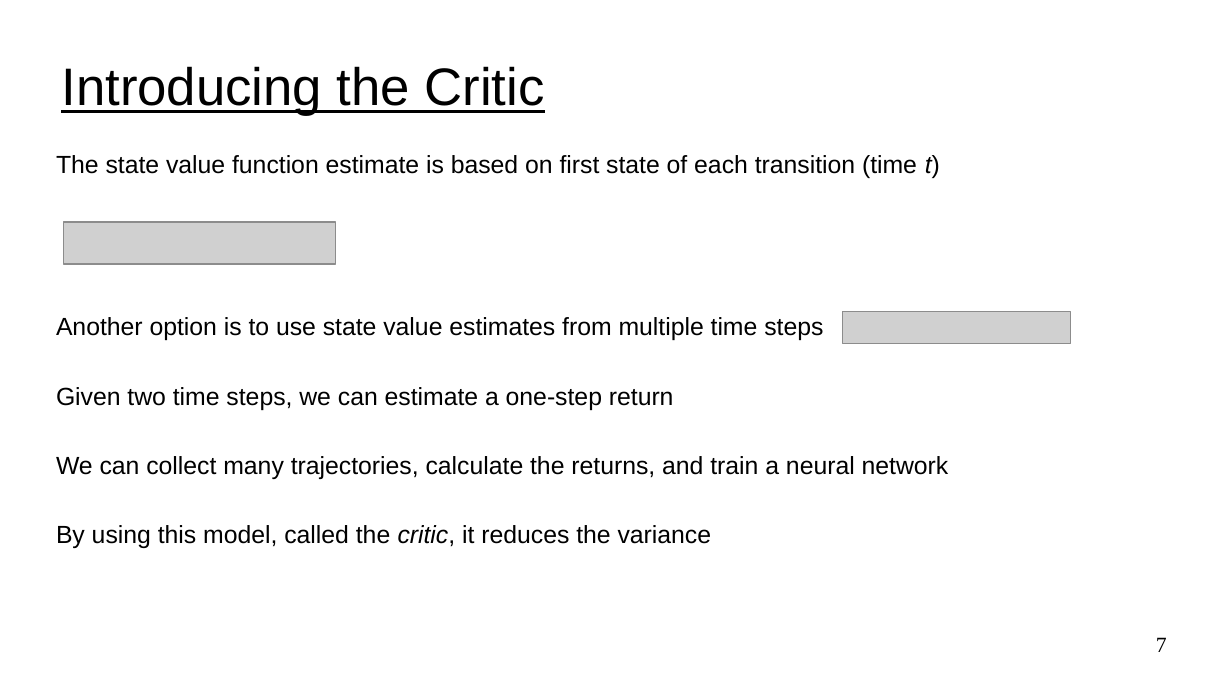
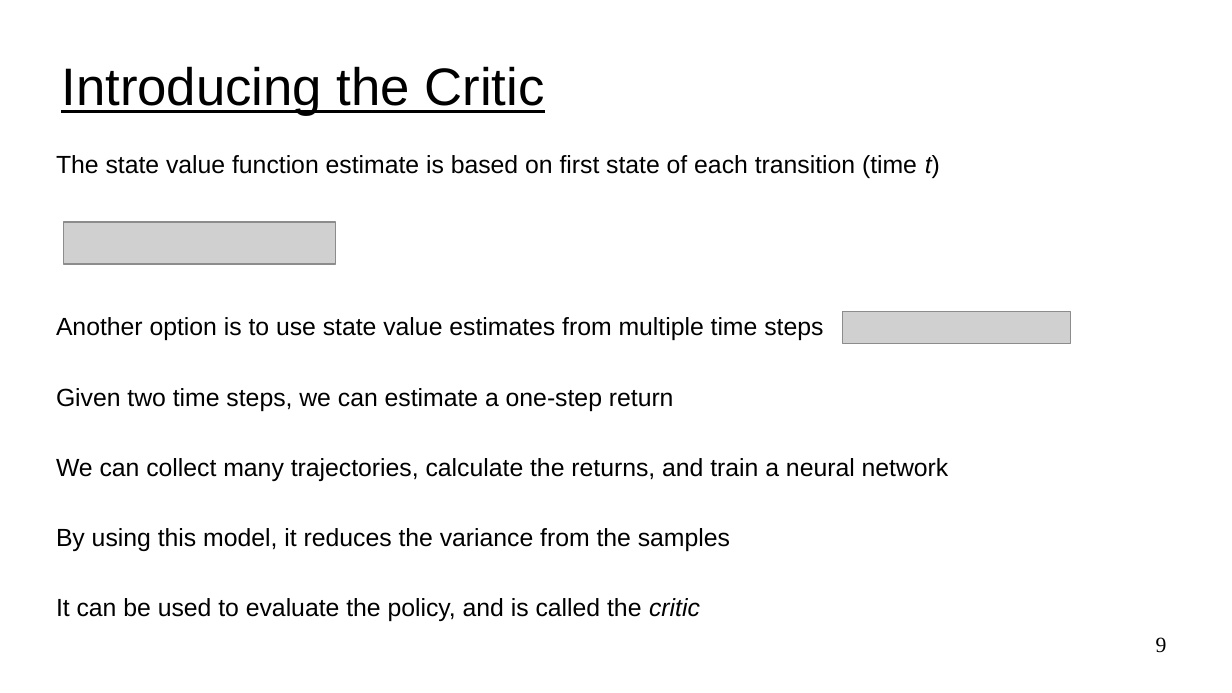
Before and after one commit to UVADS/reinforcement_learning, a slide deck: slide 9 of 08_policy_gradients_extensions/policy_gradients_extensions.ppt (slide 7 before the commit). Drawn at 1232x693 pixels with LibreOffice and Linux fonts; fonts in the diff are those of the drawing; grey boxes stand for pictures. Boxes give left, top, right and bottom in pixels: in the first picture for what was removed or moved away, otherwise in the second. Text is boxed around its words. In the diff, an @@ line names an element or a change of style, - is before the commit and + after.

Commit message:
added to policy gradient

```diff
--- a/08_policy_gradients_extensions/policy_gradients_extensions.ppt
+++ b/08_policy_gradients_extensions/policy_gradients_extensions.ppt
@@ text at box(56, 528, 730, 621): text changed @@
-By using this model, called the critic, it reduces the variance
+By using this model, it reduces the variance from the samples
+It can be used to evaluate the policy, and is called the critic
@@ page number at box(1156, 637, 1167, 653): text changed @@
-7
+9
```
Also in this commit, not shown: 6 other slides changed, 3 slides added, 1 other file.
